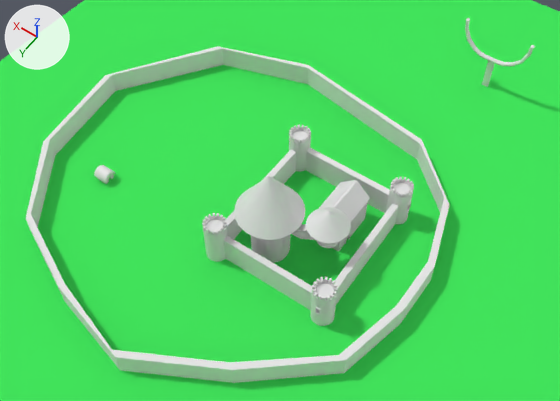
The Blender file GGj18/Assets/Models/thatchHouse.blend as it was, and as the next commit left it.
Rendered twice from a camera (50 mm lens) standing at (-19.5, 33.5, 56.5) and looking at (5.6, -1.8, 1.1). Lighting does not change. The marker at upper left points along +X, +Y and +Z.

The first picture shows 'CastleWalls', 'CastleWalls.002', 'Plane', 'Slingshot', 'Wall', 'WizardTower', 'thatchHouse'.
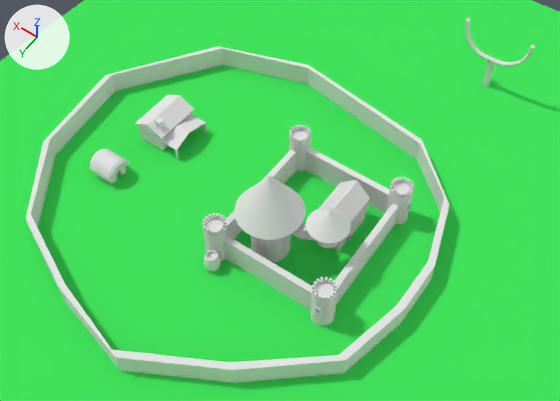
Where the change shows, as pixel boxes [x1, y1, x2, y2] in the pictures (560 x 401 px):
'Blacksmith', added
    after: [135, 95, 207, 158]
'thatchHouse', moved, rescaled (74% wider, 80% taller)
    before: [94, 165, 116, 184]
    after: [90, 149, 129, 184]
'Barrel', added
    after: [204, 250, 221, 272]

The change in detail:
Material 'Blacksmith' (mat_blacksmith) is new.
Its base color is (0.8, 0.8, 0.8) (white #e7e7e7).
Mesh me_cylinder_007 is new.
It has 145 vertices, 127 faces and spans x -1.42..3.58, y -4.4..0.41, z -1.7..1.55.
It uses material mat_blacksmith (white #e7e7e7).
Mesh me_cylinder_008 is new.
It has 224 vertices, 194 faces and spans x -0.71..0.71, y -0.71..0.71, z -0.91..0.84.
Object 'thatchHouse' (ob_thatchhouse) is rescaled from (0.578, 0.578, 0.578) to (1.0, 1.0, 1.0).
Object 'thatchHouse' (ob_thatchhouse) moves from (20.99, 4.93, 0.58) to (20.99, 4.14, 1.01).
Object 'Blacksmith' (ob_blacksmith) is new; it shows me_cylinder_007.
Its location is (18.4, -1.0, 1.89).
Object 'Barrel' (ob_barrel) is new; it shows me_cylinder_008.
Its location is (6.63, 6.86, 0.97).
